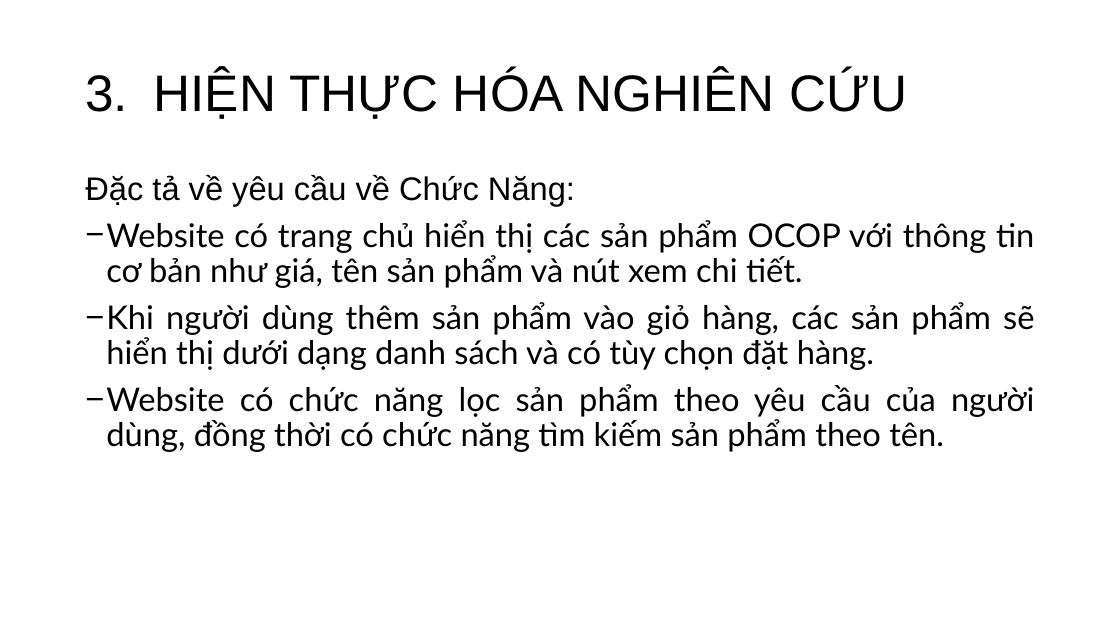
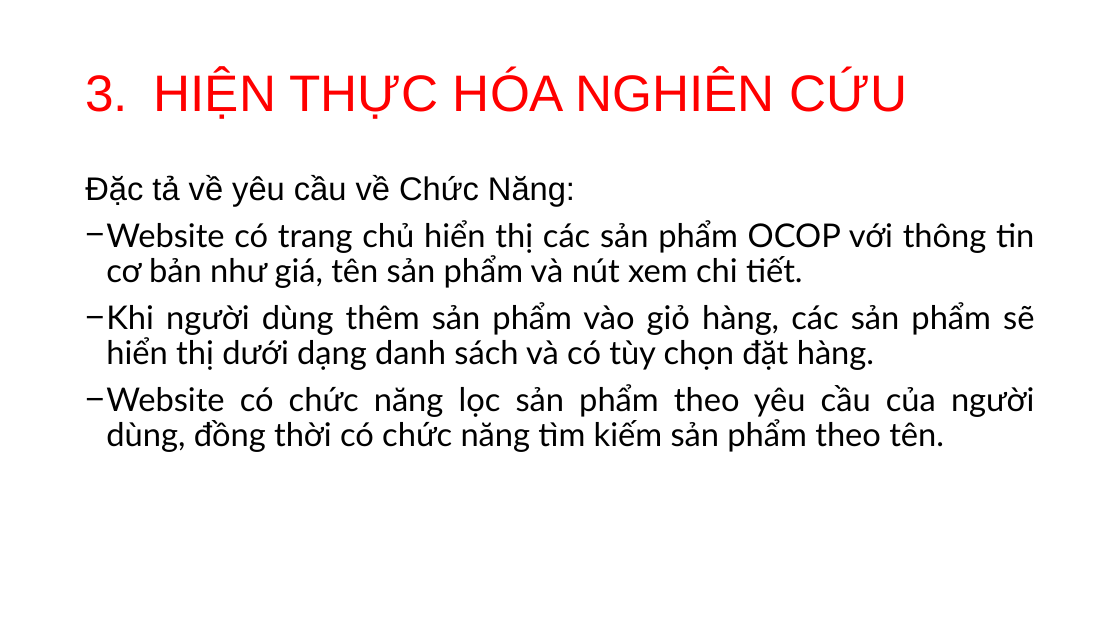
Before and after one commit to TBaoD/csn-da23ttb-dangthaibao-websiteocop, a slide deck: slide 9 of thesis/abs/DangThaiBaoSlideBaoCaoCSN.pptx. Drawn at 1120x630 pixels with LibreOffice and Linux fonts; fonts in the diff are those of the drawing. Boxes give left, top, right and bottom in pixels: in the first picture for what was removed or moved away, otherwise in the second. Text is boxed around its words. In the diff, an @@ line names an element or a change of style, - is before the commit and + after.

```diff
--- a/thesis/abs/DangThaiBaoSlideBaoCaoCSN.pptx
+++ b/thesis/abs/DangThaiBaoSlideBaoCaoCSN.pptx
@@ title "HIỆN THỰC HÓA NGHIÊN CỨU" at (x1=154, y1=70, x2=907, y2=119): text colour #000000 to #FF0000 @@
```
Also in this commit, not shown: 21 other slides changed.
